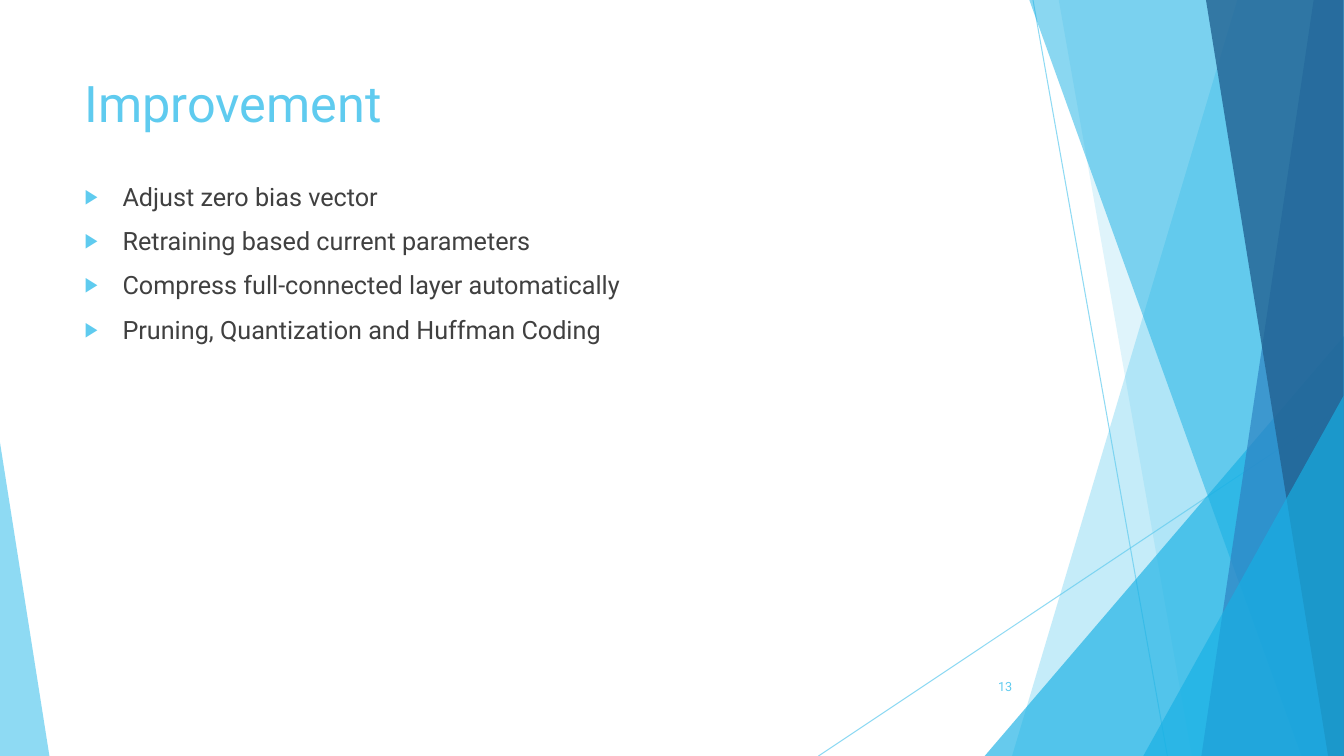
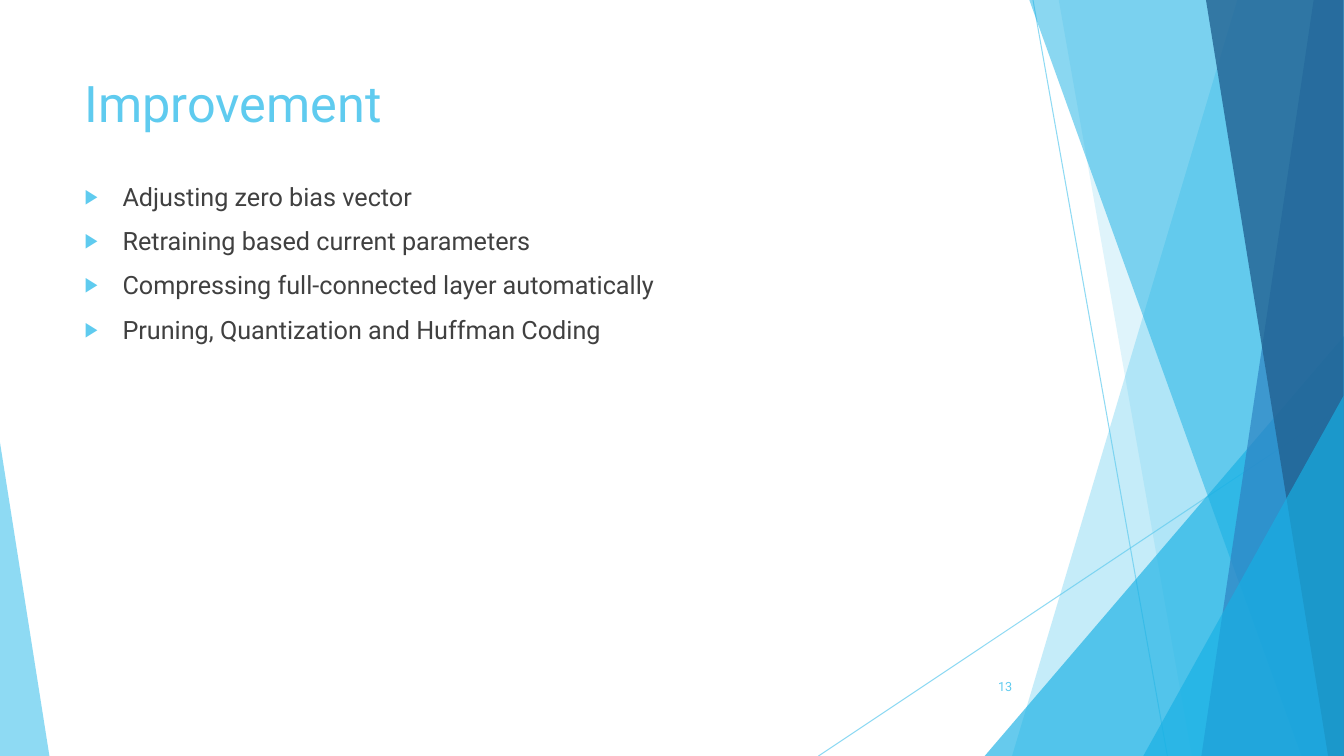
Before and after one commit to wkcn/CaffeSVD, a slide deck: slide 13 of slide.pptx. Drawn at 1344x756 pixels with LibreOffice and Linux fonts; fonts in the diff are those of the drawing. Boxes give left, top, right and bottom in pixels: in the first picture for what was removed or moved away, otherwise in the second. Text is boxed around its words. In the diff, an @@ line names an element or a change of style, - is before the commit and + after.

```diff
--- a/slide.pptx
+++ b/slide.pptx
@@ text at box(123, 187, 411, 212): text changed @@
-▶ Adjust zero bias vector
+▶ Adjusting zero bias vector
@@ text at box(123, 231, 600, 345): indent changed @@
@@ text at box(123, 275, 654, 300): text changed @@
-▶ Compress full-connected layer automatically
+▶ Compressing full-connected layer automatically
```
Also in this commit, not shown: 11 other slides changed, 17 other files.
